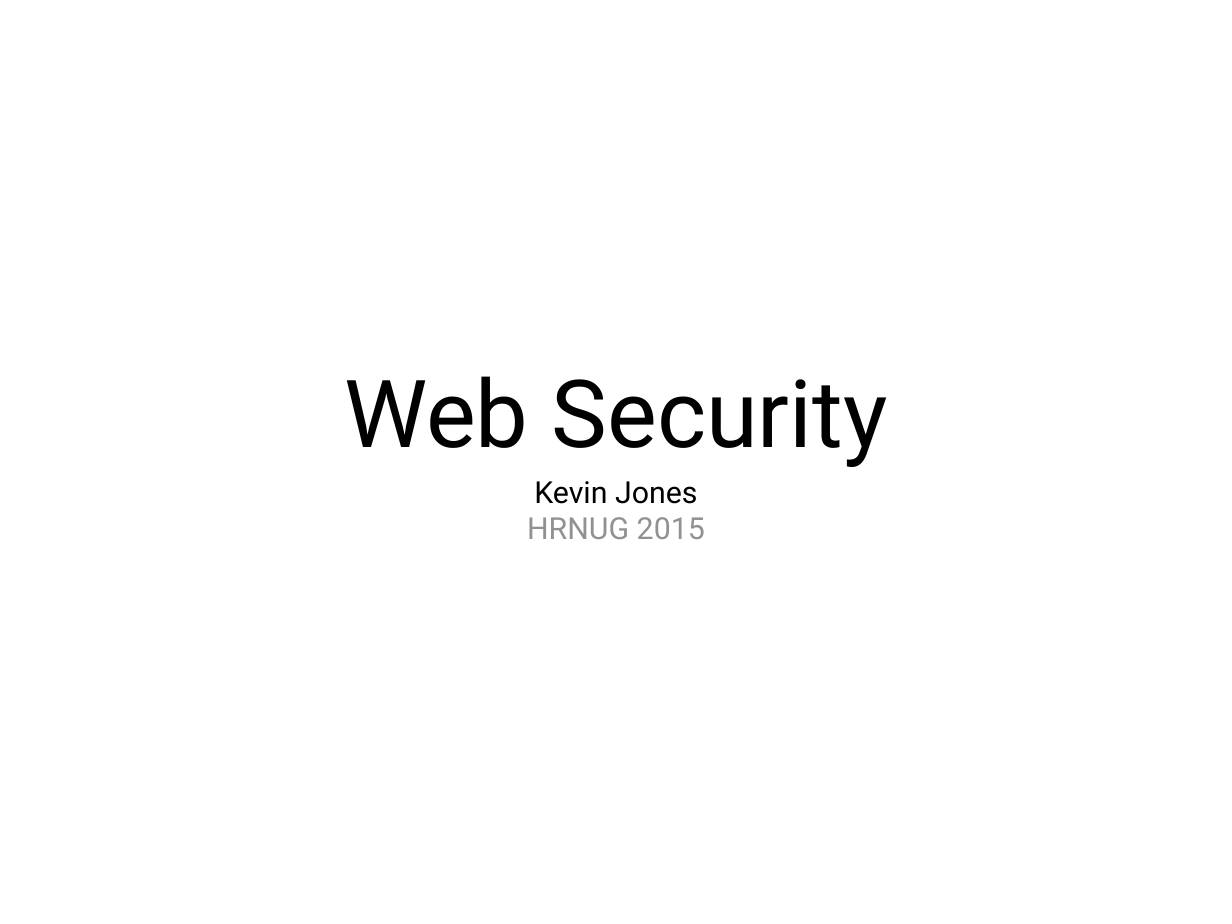
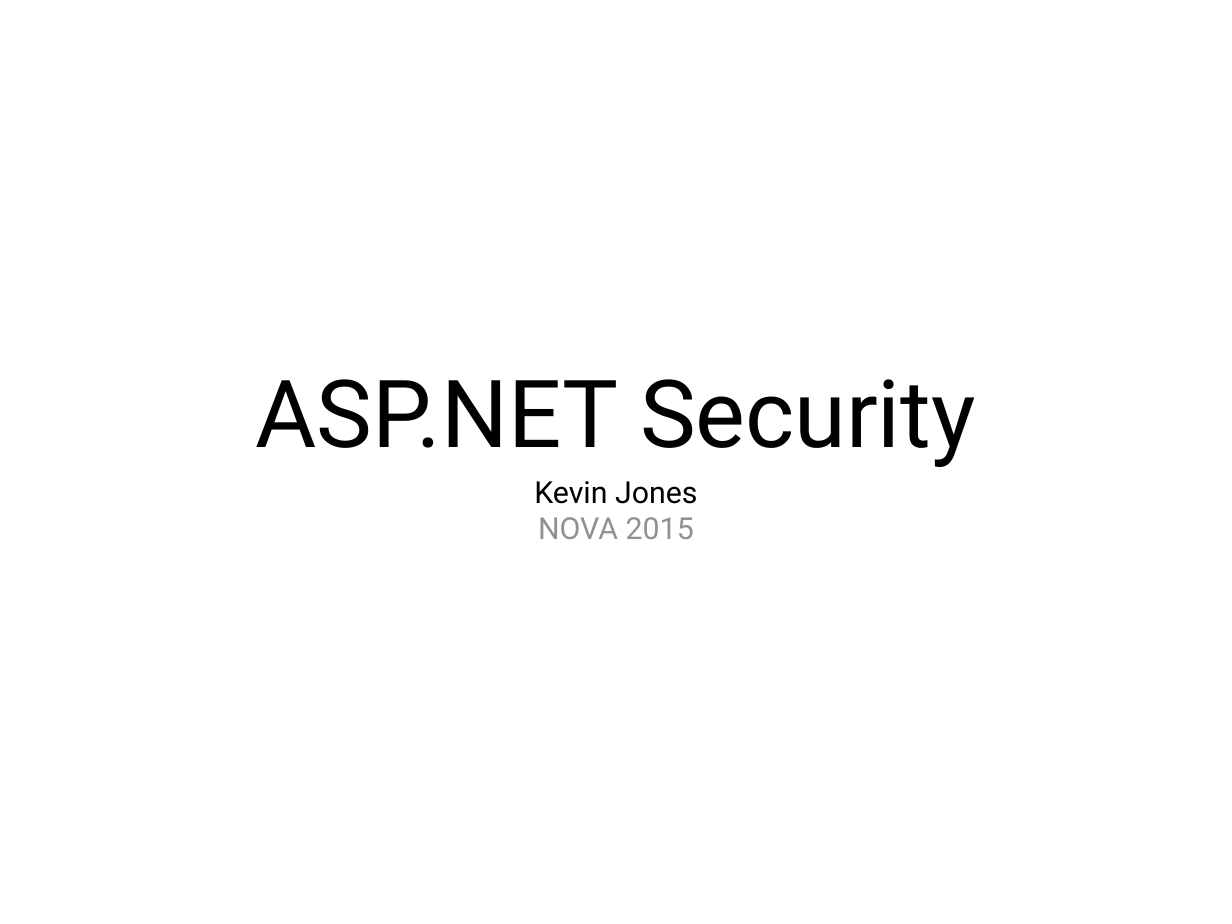
Before and after one commit to vcsjones/Presentations, a slide deck: slide 1 of HRNUG.2015.02/ASPNET Security.pptx. Drawn at 1232x924 pixels with LibreOffice and Linux fonts; fonts in the diff are those of the drawing. Boxes give left, top, right and bottom in pixels: in the first picture for what was removed or moved away, otherwise in the second. Text is boxed around its words. In the diff, an @@ line names an element or a change of style, - is before the commit and + after.

Commit message:
Updating slides.

```diff
--- a/HRNUG.2015.02/ASPNET Security.pptx
+++ b/HRNUG.2015.02/ASPNET Security.pptx
@@ title at [256, 379, 976, 467]: text changed @@
-Web Security
+ASP.NET Security
@@ text at [534, 481, 697, 539]: text changed @@
-Kevin Jones
-HRNUG 2015
+Kevin Jones
+NOVA 2015
```
Also in this commit, not shown: 1 other slide changed, 1 slide removed, 1 other file.
